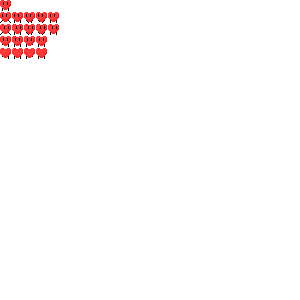
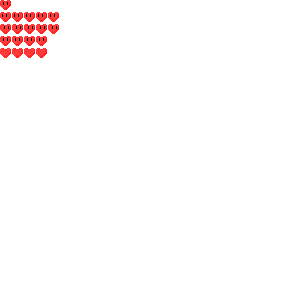
Layers edited between the first and the second 300px x 300px image:
added layer "Legs" above "Layer 1" over [0, 8, 57, 59]
